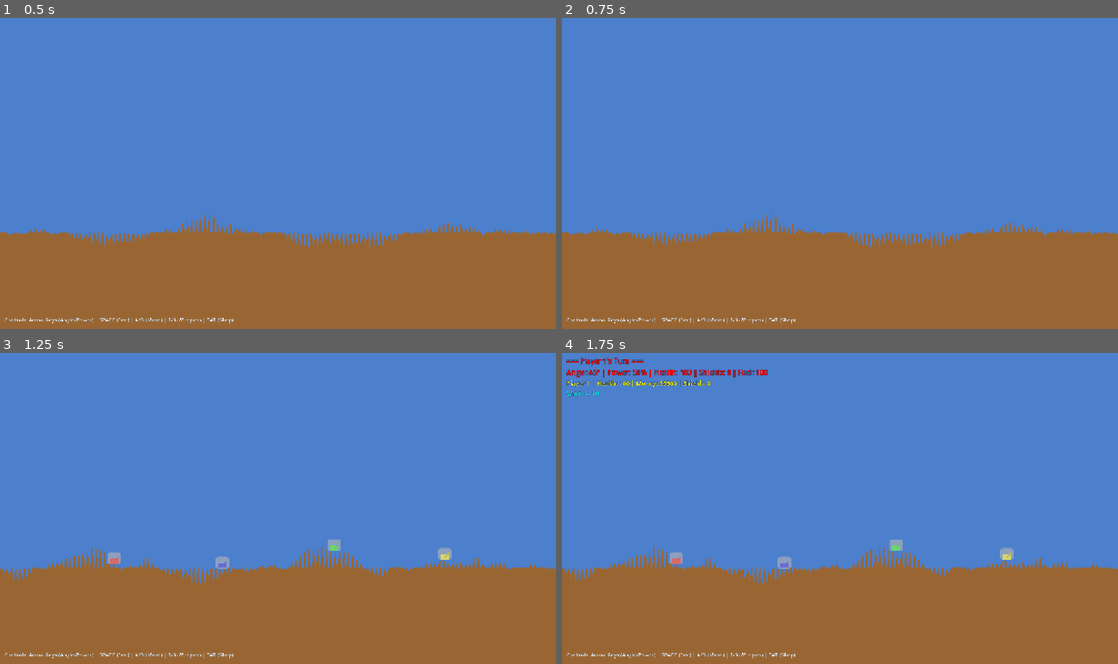
Above: before the commit, frames 1-4 (two rows, left to right).
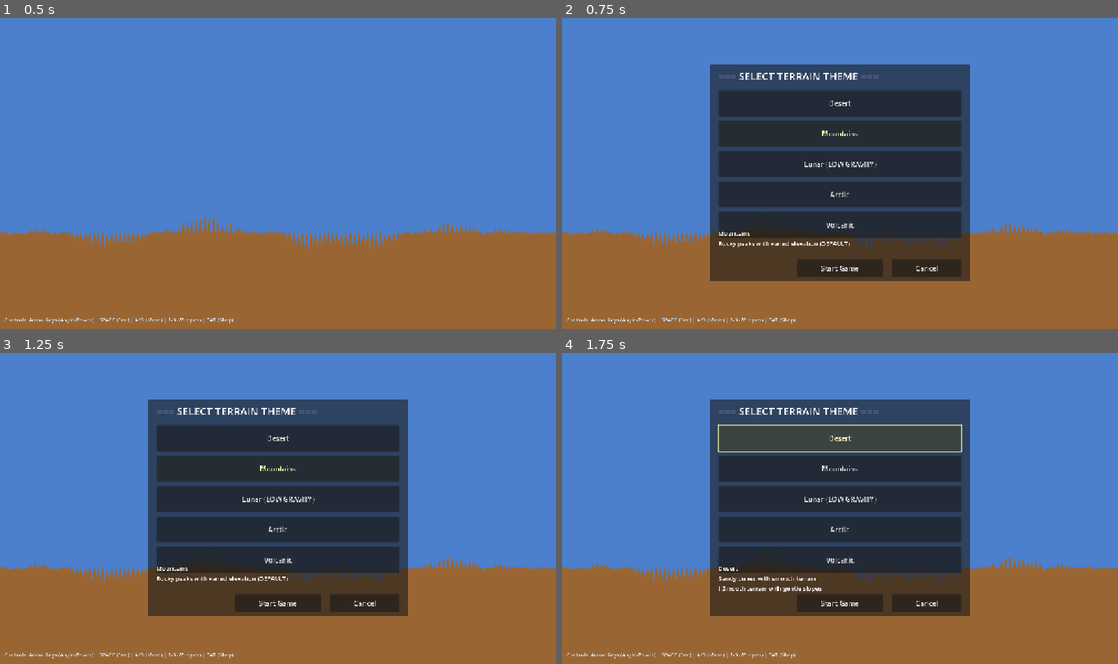
Above: after the commit, the same moments.

Repository: thamam/Games
Game: Godot game, scene res://scenes/Main.tscn
Two runs of this game, one before a commit and one after it. Both use one fixed random seed, a clock stepped at 60 frames per second and the inputs below.
Inputs (mouse positions are in pixels of both pictures, inside the frame that each line leads up to):
- Up to frame 1 (0.5 s): no input
- Up to frame 2 (0.75 s): tap Enter at 0.5 s; hold D (move_right) from 0.53 s (still down); hold Space (fire) from 0.53 s (still down)
- Up to frame 3 (1.25 s): keep holding D (move_right); keep holding Space (fire); tap Up (ui_up) at 0.77 s
- Up to frame 4 (1.75 s): release D (move_right) at 1.25 s; release Space (fire) at 1.25 s; click (840, 436) at 1.25 s, where only the run after the commit has a clickable "Desert"

Frame 1 is identical in both runs. In frame 2, 33% of the frame differs, in the area x 26-74%, y 14-85%; in frame 3, 33%; in frame 4, 34%, in the area x 0-100%, y 1-85%.

Commit message:
Implement terrain variety system with selection UI (Phase 2.1)
**Phase 2 Week 1: Terrain Variety - Major Progress**

**New Features**:
1. Terrain theme enum and data structure
2. Gravity modifiers per theme (lunar = 50% gravity!)
3. Roughness modifiers (desert smooth, volcanic jagged)
4. Complete terrain selection UI before game start
5. Theme info system with descriptions

**Terrain Themes** (5/5 Complete):
- Desert: Sandy yellow, smooth (0.7x roughness)
- Mountains: Rocky grey, normal (1.0x roughness) - DEFAULT
- Lunar: Dark grey, LOW GRAVITY (0.5x), space background
- Arctic: Icy white-blue, slightly smooth (0.9x roughness)
- Volcanic: Dark red/orange, jagged (1.2x roughness)

**Technical Implementation**:
- Terrain.gd: Added TerrainTheme enum, gravity multipliers
- Terrain.gd: set_theme() applies colors, physics, roughness
- Terrain.gd: get_theme_info() provides theme metadata
- TerrainSelector.gd: Full UI with 5 theme buttons
- Main.gd: Integrated terrain selection before game start

**Physics Integration**:
- ProjectSettings.set_setting("physics/2d/default_gravity")
- Lunar theme: 490 gravity (50% of normal 980)
- Other themes: 980 gravity (normal)

**UI Features**:
- Theme selection dialog with descriptions
- Gravity warnings for lunar theme
- Terrain property indicators
- Start Game / Cancel buttons

**Next Steps**:
- Test all themes visually
- Test lunar low-gravity projectile physics
- Add theme-specific visual effects (stars, snow)

**Status**: Phase 2.1 Day 1-2 complete (50% of Week 1)

Generated with [Claude Code](https://claude.com/claude-code)
via [Happy](https://happy.engineering)

Co-Authored-By: Claude <noreply@anthropic.com>
Co-Authored-By: Happy <yesreply@happy.engineering>

Diff:
--- a/Scorch/ScorchedEarth/scripts/Main.gd
+++ b/Scorch/ScorchedEarth/scripts/Main.gd
@@ -18,6 +18,7 @@
 var angle_label: Label
 var power_label: Label
 var shop: Control  # Shop UI
+var terrain_selector: Control  # Terrain selection UI
 
 ## Game state
 var current_weapon  # Weapon
@@ -36,9 +37,13 @@
 	setup_ui()
 	setup_game()
 
-	# Start game after short delay
-	await get_tree().create_timer(1.0).timeout
-	start_new_game()
+	# Show terrain selector first (Phase 2.1 - Terrain Variety)
+	await get_tree().create_timer(0.5).timeout
+	if terrain_selector:
+		terrain_selector.show_selector()
+	else:
+		# Fallback: Start game immediately with default theme
+		start_new_game()
 
 func setup_ui() -> void:
 	"""Setup user interface"""
@@ -93,6 +98,13 @@
 	shop.shop_closed.connect(_on_shop_closed)
 	ui.add_child(shop)
 
+	# Terrain Selector UI (Phase 2.1)
+	var TerrainSelectorScript = load("res://scripts/TerrainSelector.gd")
+	terrain_selector = TerrainSelectorScript.new()
+	terrain_selector.theme_selected.connect(_on_terrain_theme_selected)
+	terrain_selector.selection_cancelled.connect(_on_terrain_selection_cancelled)
+	ui.add_child(terrain_selector)
+
 func setup_game() -> void:
 	"""Initialize game systems"""
 	# Connect game manager signals
@@ -104,12 +116,12 @@
 	# Assign references
 	game_manager.terrain = terrain
 
-func start_new_game() -> void:
-	"""Start a new game"""
+func start_new_game(selected_theme: Terrain.TerrainTheme = Terrain.TerrainTheme.MOUNTAINS) -> void:
+	"""Start a new game with selected terrain theme"""
 	print("Starting new game...")
 
-	# Generate terrain
-	terrain.generate_terrain(randi())
+	# Apply selected terrain theme (Phase 2.1)
+	terrain.set_theme(selected_theme)
 
 	# Setup game with configurable players - GDD supports 2-10 players
 	# Create AI player array based on configuration
@@ -337,3 +349,13 @@
 func _on_shop_closed() -> void:
 	"""Handle shop close"""
 	print("Shop closed, ready for turn")
+
+func _on_terrain_theme_selected(theme: Terrain.TerrainTheme) -> void:
+	"""Handle terrain theme selection (Phase 2.1)"""
+	print("Terrain theme selected: %s" % theme)
+	start_new_game(theme)
+
+func _on_terrain_selection_cancelled() -> void:
+	"""Handle terrain selection cancelled (Phase 2.1)"""
+	print("Terrain selection cancelled, using default")
+	start_new_game(Terrain.TerrainTheme.MOUNTAINS)
--- a/Scorch/ScorchedEarth/scripts/Terrain.gd
+++ b/Scorch/ScorchedEarth/scripts/Terrain.gd
@@ -13,6 +13,18 @@
 @export var roughness: float = 80.0  # Increased for more dramatic terrain
 @export var terrain_color: Color = Color(0.6, 0.4, 0.2)  # Brown
 @export var sky_color: Color = Color(0.3, 0.5, 0.8)  # Blue
+
+## Theme Configuration
+enum TerrainTheme {
+	DESERT,
+	MOUNTAINS,
+	LUNAR,
+	ARCTIC,
+	VOLCANIC
+}
+
+var current_theme: TerrainTheme = TerrainTheme.MOUNTAINS
+var theme_gravity_multiplier: float = 1.0  # Modifier for physics gravity
 
 ## Terrain Data
 var terrain_image: Image
@@ -266,32 +278,94 @@
 
 ## Terrain type presets
 
+func get_theme_info(theme: TerrainTheme) -> Dictionary:
+	"""Get information about a terrain theme"""
+	match theme:
+		TerrainTheme.DESERT:
+			return {
+				"name": "Desert",
+				"description": "Sandy dunes with smooth terrain",
+				"terrain_color": Color(0.93, 0.79, 0.55),
+				"sky_color": Color(0.53, 0.81, 0.92),
+				"gravity_multiplier": 1.0,
+				"roughness_modifier": 0.7  # Smoother terrain
+			}
+		TerrainTheme.MOUNTAINS:
+			return {
+				"name": "Mountains",
+				"description": "Rocky peaks with varied elevation",
+				"terrain_color": Color(0.5, 0.5, 0.5),
+				"sky_color": Color(0.3, 0.5, 0.8),
+				"gravity_multiplier": 1.0,
+				"roughness_modifier": 1.0  # Normal terrain
+			}
+		TerrainTheme.LUNAR:
+			return {
+				"name": "Lunar",
+				"description": "Low gravity moon surface",
+				"terrain_color": Color(0.4, 0.4, 0.4),
+				"sky_color": Color(0.05, 0.05, 0.1),
+				"gravity_multiplier": 0.5,  # Low gravity!
+				"roughness_modifier": 0.8
+			}
+		TerrainTheme.ARCTIC:
+			return {
+				"name": "Arctic",
+				"description": "Frozen icy tundra",
+				"terrain_color": Color(0.9, 0.95, 1.0),
+				"sky_color": Color(0.7, 0.85, 0.95),
+				"gravity_multiplier": 1.0,
+				"roughness_modifier": 0.9
+			}
+		TerrainTheme.VOLCANIC:
+			return {
+				"name": "Volcanic",
+				"description": "Molten lava and ash",
+				"terrain_color": Color(0.3, 0.1, 0.1),
+				"sky_color": Color(0.4, 0.2, 0.1),
+				"gravity_multiplier": 1.0,
+				"roughness_modifier": 1.2  # More jagged
+			}
+	return {}
+
+func set_theme(theme: TerrainTheme) -> void:
+	"""Apply a terrain theme with all its properties"""
+	current_theme = theme
+	var info = get_theme_info(theme)
+
+	terrain_color = info.terrain_color
+	sky_color = info.sky_color
+	theme_gravity_multiplier = info.gravity_multiplier
+
+	# Adjust roughness based on theme
+	var base_roughness = 80.0
+	roughness = base_roughness * info.roughness_modifier
+
+	# Apply gravity to physics system
+	var base_gravity = 980.0
+	var new_gravity = base_gravity * theme_gravity_multiplier
+	ProjectSettings.set_setting("physics/2d/default_gravity", new_gravity)
+
+	generate_terrain()
+
+	print("Theme applied: %s (Gravity: %.0f)" % [info.name, new_gravity])
+
 func set_desert_theme() -> void:
-	"""Set desert terrain colors"""
-	terrain_color = Color(0.93, 0.79, 0.55)  # Sandy yellow
-	sky_color = Color(0.53, 0.81, 0.92)  # Light blue
-	generate_terrain()
+	"""Set desert terrain theme"""
+	set_theme(TerrainTheme.DESERT)
 
 func set_mountain_theme() -> void:
-	"""Set mountain terrain colors"""
-	terrain_color = Color(0.5, 0.5, 0.5)  # Grey
-	sky_color = Color(0.3, 0.5, 0.8)  # Sky blue
-	generate_terrain()
+	"""Set mountain terrain theme"""
+	set_theme(TerrainTheme.MOUNTAINS)
 
 func set_lunar_theme() -> void:
-	"""Set lunar terrain colors"""
-	terrain_color = Color(0.4, 0.4, 0.4)  # Dark grey
-	sky_color = Color(0.05, 0.05, 0.1)  # Dark space
-	generate_terrain()
+	"""Set lunar terrain theme (LOW GRAVITY)"""
+	set_theme(TerrainTheme.LUNAR)
 
 func set_volcanic_theme() -> void:
-	"""Set volcanic terrain colors"""
-	terrain_color = Color(0.3, 0.1, 0.1)  # Dark red
-	sky_color = Color(0.4, 0.2, 0.1)  # Orange haze
-	generate_terrain()
+	"""Set volcanic terrain theme"""
+	set_theme(TerrainTheme.VOLCANIC)
 
 func set_arctic_theme() -> void:
-	"""Set arctic terrain colors"""
-	terrain_color = Color(0.9, 0.95, 1.0)  # Icy white-blue
-	sky_color = Color(0.7, 0.85, 0.95)  # Pale blue
-	generate_terrain()
+	"""Set arctic terrain theme"""
+	set_theme(TerrainTheme.ARCTIC)
--- /dev/null
+++ b/Scorch/ScorchedEarth/scripts/TerrainSelector.gd
@@ -0,0 +1,209 @@
+extends Control
+class_name TerrainSelector
+
+## Terrain Selection UI - Choose terrain theme before game start
+## Phase 2.1 - Terrain Variety
+
+signal theme_selected(theme: Terrain.TerrainTheme)
+signal selection_cancelled()
+
+## UI References
+var panel: Panel
+var title_label: Label
+var theme_buttons: Array[Button] = []
+var description_label: Label
+var confirm_button: Button
+var cancel_button: Button
+
+## Selection State
+var selected_theme: Terrain.TerrainTheme = Terrain.TerrainTheme.MOUNTAINS
+var terrain_reference: Terrain  # Reference to terrain for getting theme info
+
+func _ready() -> void:
+	setup_ui()
+	hide()  # Start hidden
+
+func setup_ui() -> void:
+	"""Create terrain selection UI"""
+	# Set control to fill viewport
+	set_anchors_preset(Control.PRESET_FULL_RECT)
+	mouse_filter = Control.MOUSE_FILTER_STOP
+	focus_mode = Control.FOCUS_ALL
+
+	# Semi-transparent background
+	var bg = ColorRect.new()
+	bg.set_anchors_preset(Control.PRESET_FULL_RECT)
+	bg.color = Color(0, 0, 0, 0.8)
+	add_child(bg)
+
+	# Main panel
+	panel = Panel.new()
+	panel.custom_minimum_size = Vector2(600, 500)
+	panel.position = Vector2(340, 110)
+	add_child(panel)
+
+	# Title
+	title_label = Label.new()
+	title_label.text = "=== SELECT TERRAIN THEME ==="
+	title_label.position = Vector2(20, 10)
+	title_label.add_theme_font_size_override("font_size", 24)
+	panel.add_child(title_label)
+
+	# Theme buttons
+	create_theme_buttons()
+
+	# Description label
+	description_label = Label.new()
+	description_label.position = Vector2(20, 380)
+	description_label.custom_minimum_size = Vector2(560, 60)
+	description_label.autowrap_mode = TextServer.AUTOWRAP_WORD
+	description_label.add_theme_font_size_override("font_size", 14)
+	panel.add_child(description_label)
+
+	# Confirm button
+	confirm_button = Button.new()
+	confirm_button.text = "Start Game"
+	confirm_button.position = Vector2(200, 450)
+	confirm_button.custom_minimum_size = Vector2(200, 40)
+	confirm_button.pressed.connect(_on_confirm_pressed)
+	panel.add_child(confirm_button)
+
+	# Cancel button
+	cancel_button = Button.new()
+	cancel_button.text = "Cancel"
+	cancel_button.position = Vector2(420, 450)
+	cancel_button.custom_minimum_size = Vector2(160, 40)
+	cancel_button.pressed.connect(_on_cancel_pressed)
+	panel.add_child(cancel_button)
+
+	# Select default theme
+	update_description(Terrain.TerrainTheme.MOUNTAINS)
+
+func create_theme_buttons() -> void:
+	"""Create buttons for each terrain theme"""
+	var themes = [
+		Terrain.TerrainTheme.DESERT,
+		Terrain.TerrainTheme.MOUNTAINS,
+		Terrain.TerrainTheme.LUNAR,
+		Terrain.TerrainTheme.ARCTIC,
+		Terrain.TerrainTheme.VOLCANIC
+	]
+
+	var y_offset = 60
+	var button_height = 60
+	var spacing = 10
+
+	for i in range(themes.size()):
+		var theme = themes[i]
+		var button = Button.new()
+		button.custom_minimum_size = Vector2(560, button_height)
+		button.position = Vector2(20, y_offset + i * (button_height + spacing))
+
+		# Get theme info for button text
+		var info = get_theme_info_static(theme)
+		var button_text = "%s" % info.name
+		if info.gravity_multiplier < 1.0:
+			button_text += " (LOW GRAVITY)"
+		button.text = button_text
+
+		button.pressed.connect(_on_theme_button_pressed.bind(theme))
+		panel.add_child(button)
+		theme_buttons.append(button)
+
+		# Highlight default selection
+		if theme == Terrain.TerrainTheme.MOUNTAINS:
+			button.modulate = Color(1.2, 1.2, 0.8)
+
+func _on_theme_button_pressed(theme: Terrain.TerrainTheme) -> void:
+	"""Handle theme button press"""
+	selected_theme = theme
+	update_description(theme)
+
+	# Update button highlights
+	for i in range(theme_buttons.size()):
+		var btn = theme_buttons[i]
+		if i == int(theme):
+			btn.modulate = Color(1.2, 1.2, 0.8)  # Highlight selected
+		else:
+			btn.modulate = Color(1.0, 1.0, 1.0)  # Normal
+
+func update_description(theme: Terrain.TerrainTheme) -> void:
+	"""Update description label with theme details"""
+	var info = get_theme_info_static(theme)
+
+	var desc_text = "%s\n" % info.name
+	desc_text += "%s\n" % info.description
+
+	if info.gravity_multiplier < 1.0:
+		desc_text += "⚠️ LOW GRAVITY: Projectiles travel farther!"
+	elif info.roughness_modifier > 1.0:
+		desc_text += "⚠️ Jagged terrain with dramatic elevation changes"
+	elif info.roughness_modifier < 1.0:
+		desc_text += "ℹ️ Smooth terrain with gentle slopes"
+
+	description_label.text = desc_text
+
+func _on_confirm_pressed() -> void:
+	"""Confirm terrain selection and start game"""
+	theme_selected.emit(selected_theme)
+	hide()
+
+func _on_cancel_pressed() -> void:
+	"""Cancel terrain selection"""
+	selection_cancelled.emit()
+	hide()
+
+func show_selector() -> void:
+	"""Show the terrain selector"""
+	show()
+	grab_focus()
+
+func get_theme_info_static(theme: Terrain.TerrainTheme) -> Dictionary:
+	"""Get theme info without terrain instance (static version)"""
+	match theme:
+		Terrain.TerrainTheme.DESERT:
+			return {
+				"name": "Desert",
+				"description": "Sandy dunes with smooth terrain",
+				"terrain_color": Color(0.93, 0.79, 0.55),
+				"sky_color": Color(0.53, 0.81, 0.92),
+				"gravity_multiplier": 1.0,
+				"roughness_modifier": 0.7
+			}
+		Terrain.TerrainTheme.MOUNTAINS:
+			return {
+				"name": "Mountains",
+				"description": "Rocky peaks with varied elevation (DEFAULT)",
+				"terrain_color": Color(0.5, 0.5, 0.5),
+				"sky_color": Color(0.3, 0.5, 0.8),
+				"gravity_multiplier": 1.0,
+				"roughness_modifier": 1.0
+			}
+		Terrain.TerrainTheme.LUNAR:
+			return {
+				"name": "Lunar",
+				"description": "Low gravity moon surface in deep space",
+				"terrain_color": Color(0.4, 0.4, 0.4),
+				"sky_color": Color(0.05, 0.05, 0.1),
+				"gravity_multiplier": 0.5,
+				"roughness_modifier": 0.8
+			}
+		Terrain.TerrainTheme.ARCTIC:
+			return {
+				"name": "Arctic",
+				"description": "Frozen icy tundra with snow-covered peaks",
+				"terrain_color": Color(0.9, 0.95, 1.0),
+				"sky_color": Color(0.7, 0.85, 0.95),
+				"gravity_multiplier": 1.0,
+				"roughness_modifier": 0.9
+			}
+		Terrain.TerrainTheme.VOLCANIC:
+			return {
+				"name": "Volcanic",
+				"description": "Molten lava and ash with jagged peaks",
+				"terrain_color": Color(0.3, 0.1, 0.1),
+				"sky_color": Color(0.4, 0.2, 0.1),
+				"gravity_multiplier": 1.0,
+				"roughness_modifier": 1.2
+			}
+	return {}
